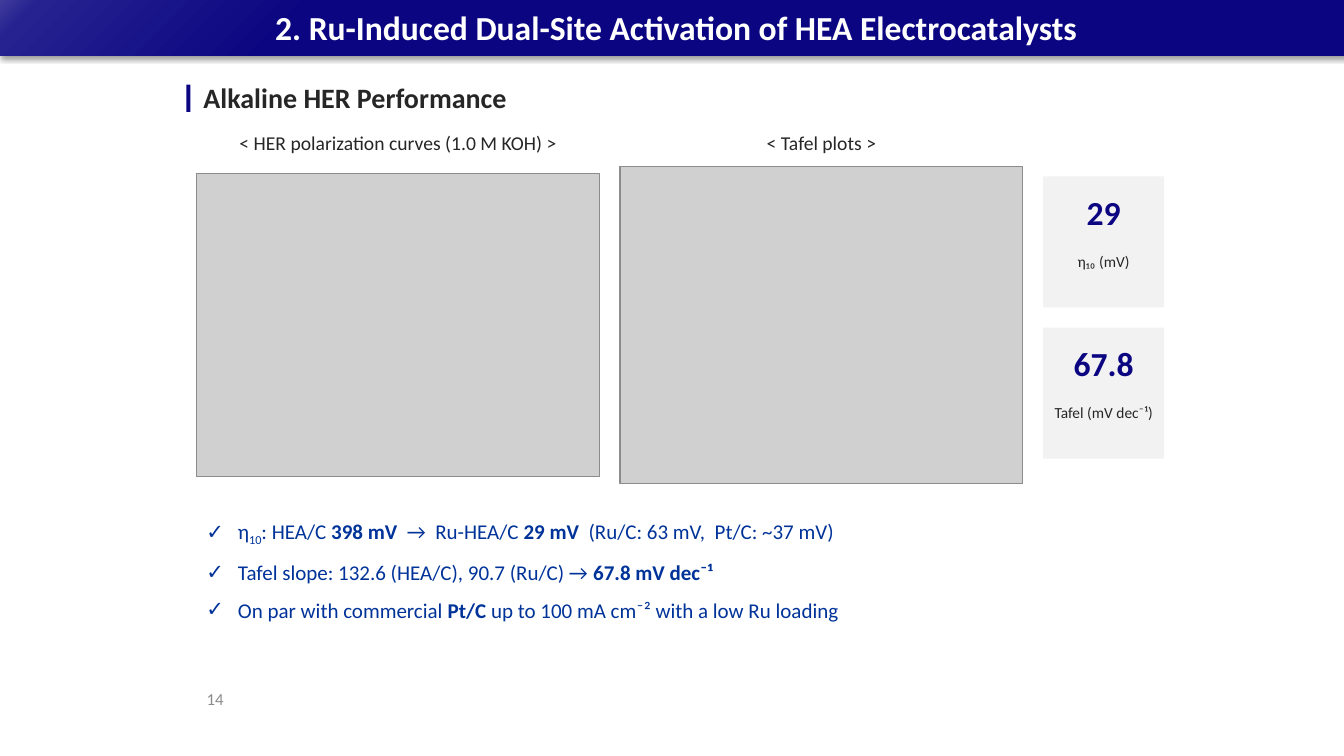
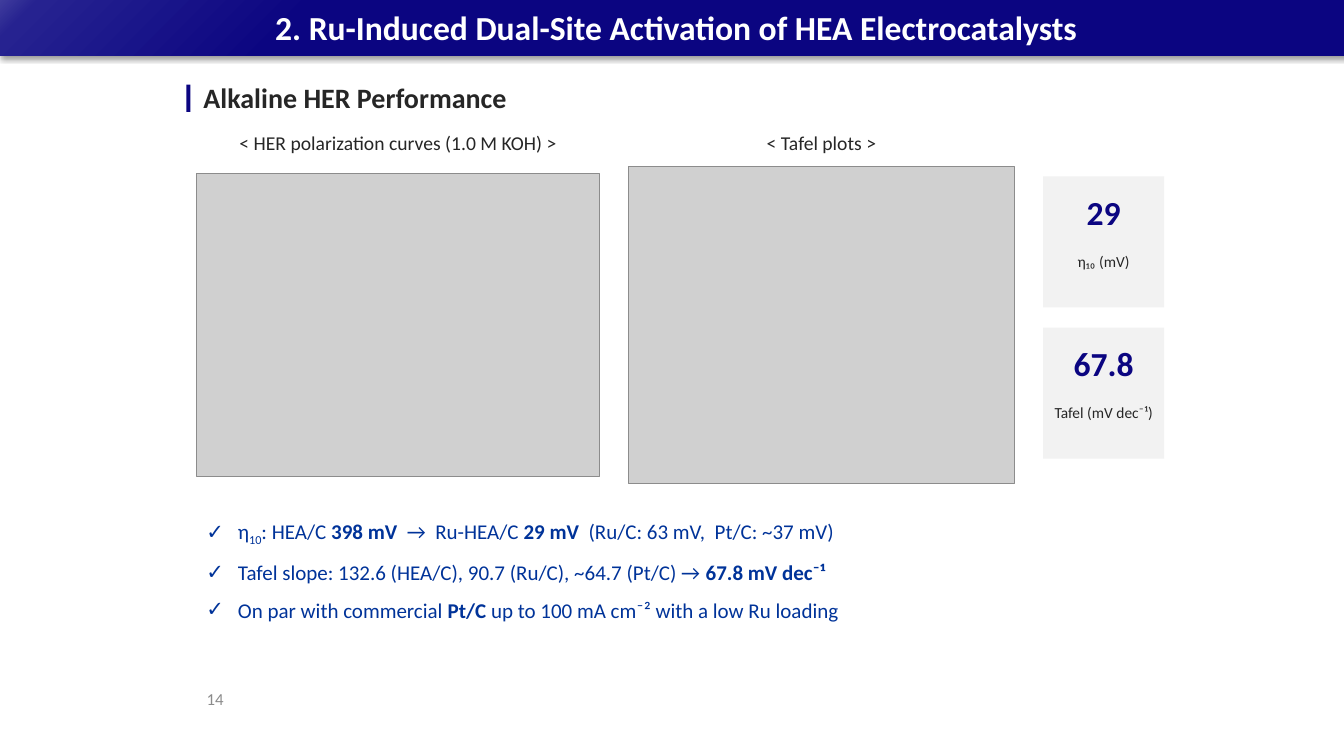
Before and after one commit to limsj0204/letter, a slide deck: slide 14 of 학위논문_디펜스_발표자료_5시료.pptx. Drawn at 1344x756 pixels with LibreOffice and Linux fonts; fonts in the diff are those of the drawing; grey boxes stand for pictures. Boxes give left, top, right and bottom in pixels: in the first picture for what was removed or moved away, otherwise in the second. Text is boxed around its words. In the diff, an @@ line names an element or a change of style, - is before the commit and + after.

```diff
--- a/학위논문_디펜스_발표자료_5시료.pptx
+++ b/학위논문_디펜스_발표자료_5시료.pptx
@@ picture: place and size @@
-picture at <box>620,166,1023,484</box>
+picture at <box>629,166,1015,484</box>
@@ text at <box>238,563,825,584</box>: text changed @@
-✓ Tafel slope: 132.6 (HEA/C), 90.7 (Ru/C) → 67.8 mV dec⁻¹
+✓ Tafel slope: 132.6 (HEA/C), 90.7 (Ru/C), ~64.7 (Pt/C) → 67.8 mV dec⁻¹
```
Also in this commit, not shown: 1 other slide changed.
